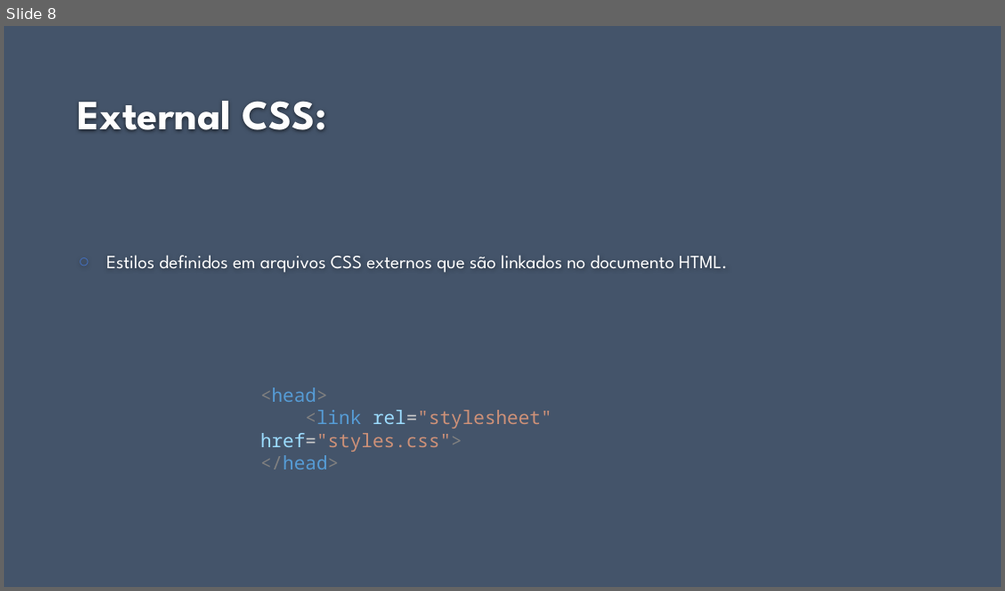
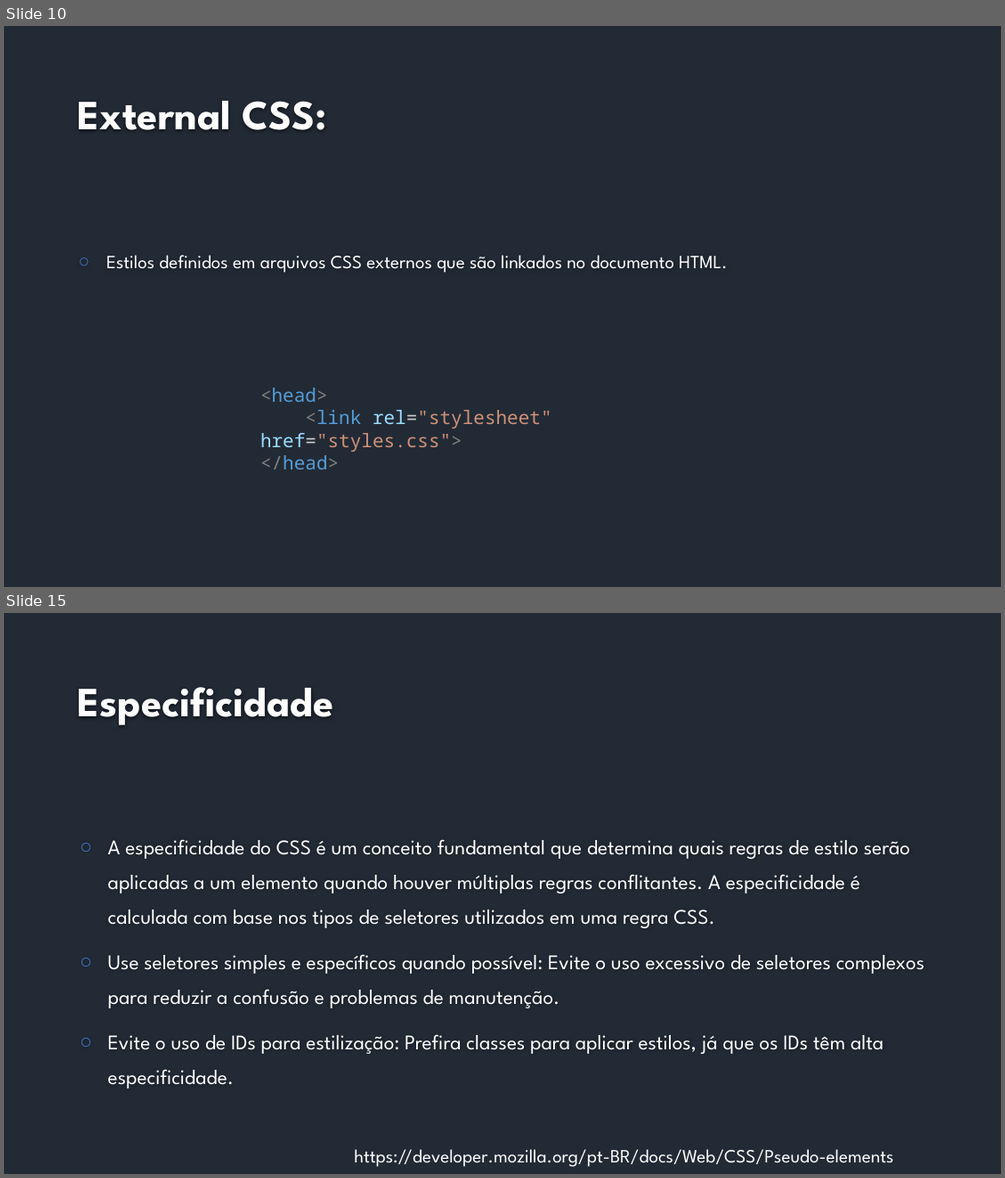
Before and after one commit to fabio-sudo/Curso_JS, a slide deck: HTML_CSS/Material_Html/Intermediário/7 - CSS.pptx. Shown one above the other, each under a label of ours: slide 8 before the commit, slides 10 and 15 after it; the slides between them are not shown. The pictures are 1005x591 and 1005x1178 pixels, drawn with LibreOffice and Linux fonts; fonts in the diff are those of the drawing; background and template pictures are left out. Boxes give left, top, right and bottom in pixels: in the first picture for what was removed or moved away, otherwise in the second. Text is boxed around its words. In the diff, an @@ line names an element or a change of style, - is before the commit and + after.

```diff
--- a/HTML_CSS/Material_Html/Intermediário/7 - CSS.pptx
+++ b/HTML_CSS/Material_Html/Intermediário/7 - CSS.pptx
@@ slide 15 added at (4,613,1001,1174), background #222A35 @@
@@ title added at (78,687,334,725), 40 pt, text #FEFEFE, bold @@
+Especificidade
@@ text added at (108,839,924,1088), 20 pt, text #FFFFFF @@
+○ A especificidade do CSS é um conceito fundamental que determina quais regras de estilo serão aplicadas a um elemento quando houver múltiplas regras conflitantes. A especificidade é calculada com base nos tipos de seletores utilizados em uma regra CSS.
+○ Use seletores simples e específicos quando possível: Evite o uso excessivo de seletores complexos para reduzir a confusão e problemas de manutenção.
+○ Evite o uso de IDs para estilização: Prefira classes para aplicar estilos, já que os IDs têm alta especificidade.
@@ text added at (354,1149,893,1167), 18 pt, text #FFFFFF @@
+https://developer.mozilla.org/pt-BR/docs/Web/CSS/Pseudo-elements
@@ what was slide 8 is now slide 10 @@
@@ slide 10 changed as well @@
@@ background #44546A to #222A35 @@
```
Also in this commit, not shown: 7 other slides changed, 9 other slides added, 8 other files.
